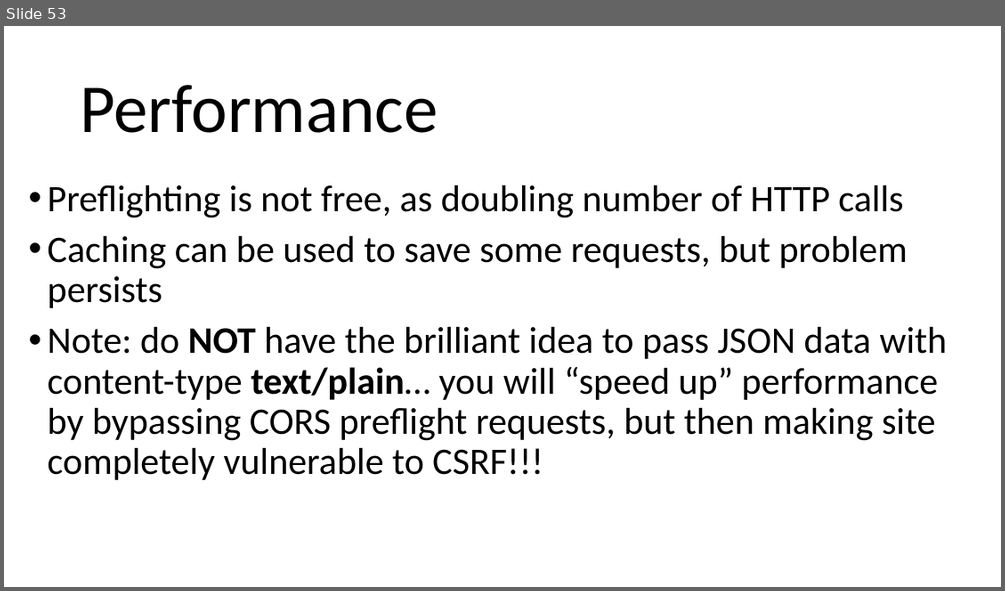
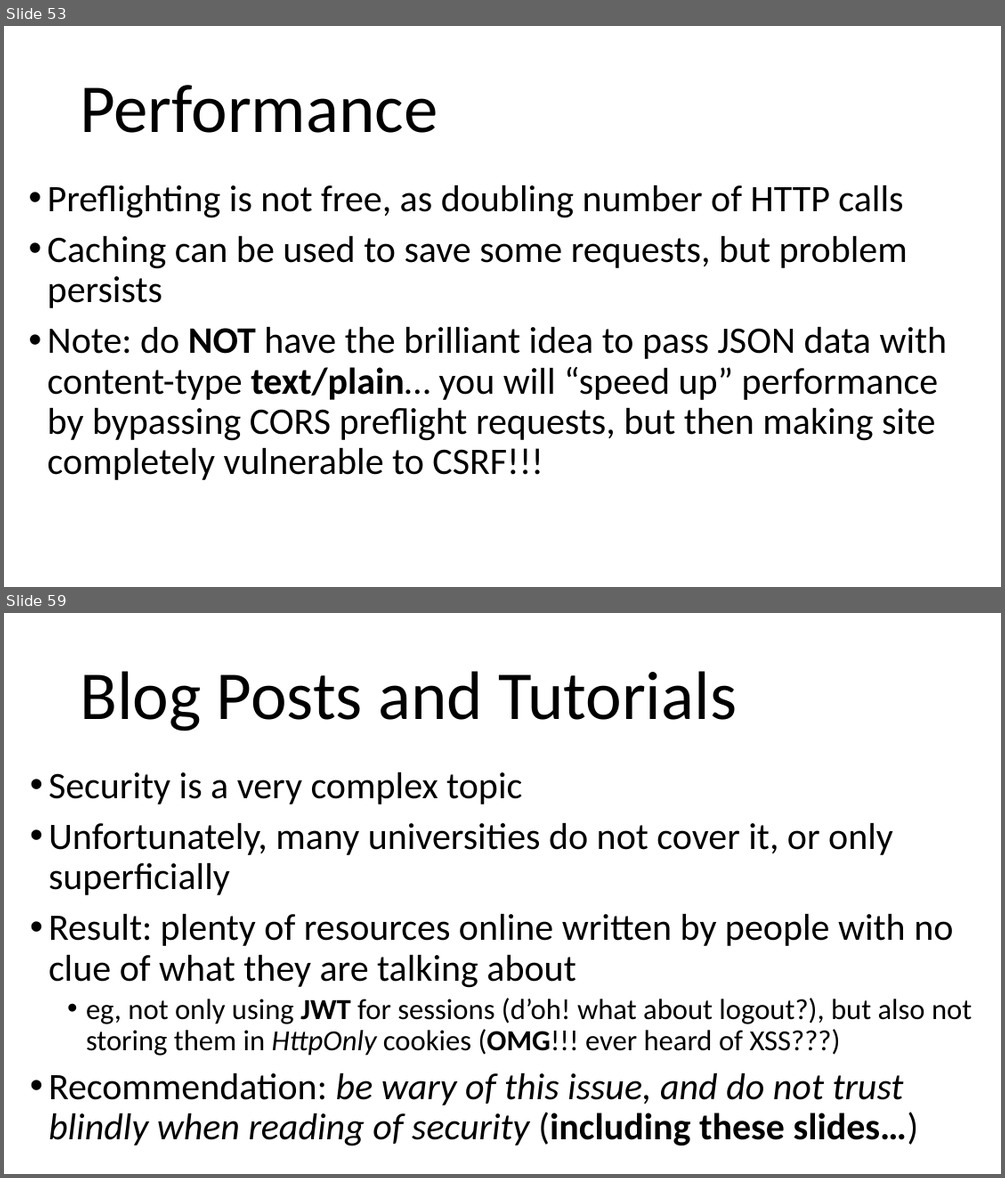
Before and after one commit to arcuri82/web_development_and_api_design, a slide deck: docs/slides/lesson_08.pptx. Shown one above the other, each under a label of ours: slide 53 before the commit, slides 53 and 59 after it; the slides between them are not shown. The pictures are 1005x591 and 1005x1178 pixels, drawn with LibreOffice and Linux fonts; fonts in the diff are those of the drawing. Boxes give left, top, right and bottom in pixels: in the first picture for what was removed or moved away, otherwise in the second. Text is boxed around its words. In the diff, an @@ line names an element or a change of style, - is before the commit and + after.

```diff
--- a/docs/slides/lesson_08.pptx
+++ b/docs/slides/lesson_08.pptx
@@ slide 59 added at <box>4,613,1001,1174</box>, background #FFFFFF @@
@@ title added at <box>80,671,736,731</box>, 66 pt, text #000000 @@
+Blog Posts and Tutorials
@@ text added at <box>48,772,971,1146</box>, 36 pt, text #000000 @@
+• Security is a very complex topic
+• Unfortunately, many universities do not cover it, or only superficially
+• Result: plenty of resources online written by people with no clue of what they are talking about
+  • eg, not only using JWT for sessions (d’oh! what about logout?), but also not storing them in HttpOnly cookies (OMG!!! ever heard of XSS???)
+• Recommendation: be wary of this issue, and do not trust blindly when reading of security (including these slides…)
```
Also in this commit, not shown: 3 slides changed, 10 other slides added, 4 slides removed, 1 other file.
